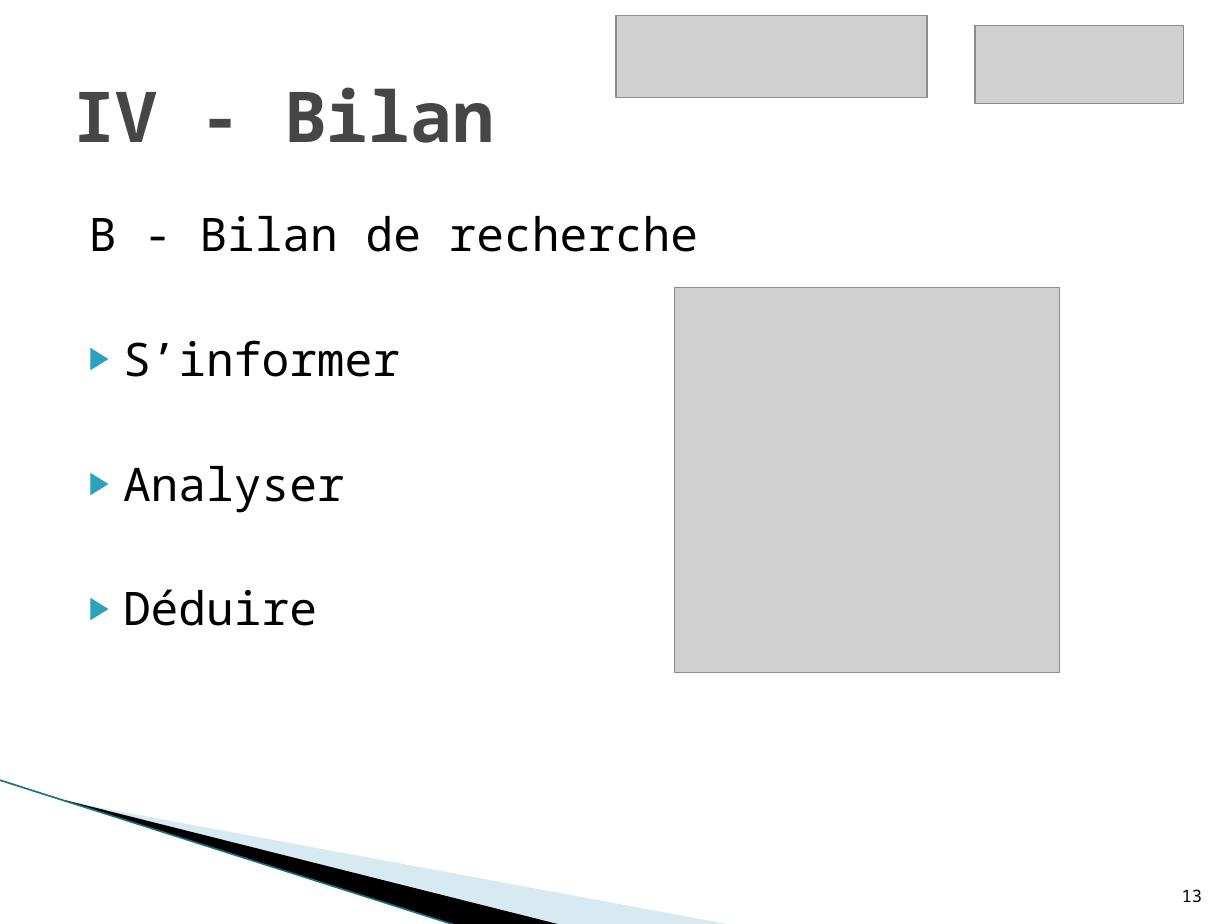
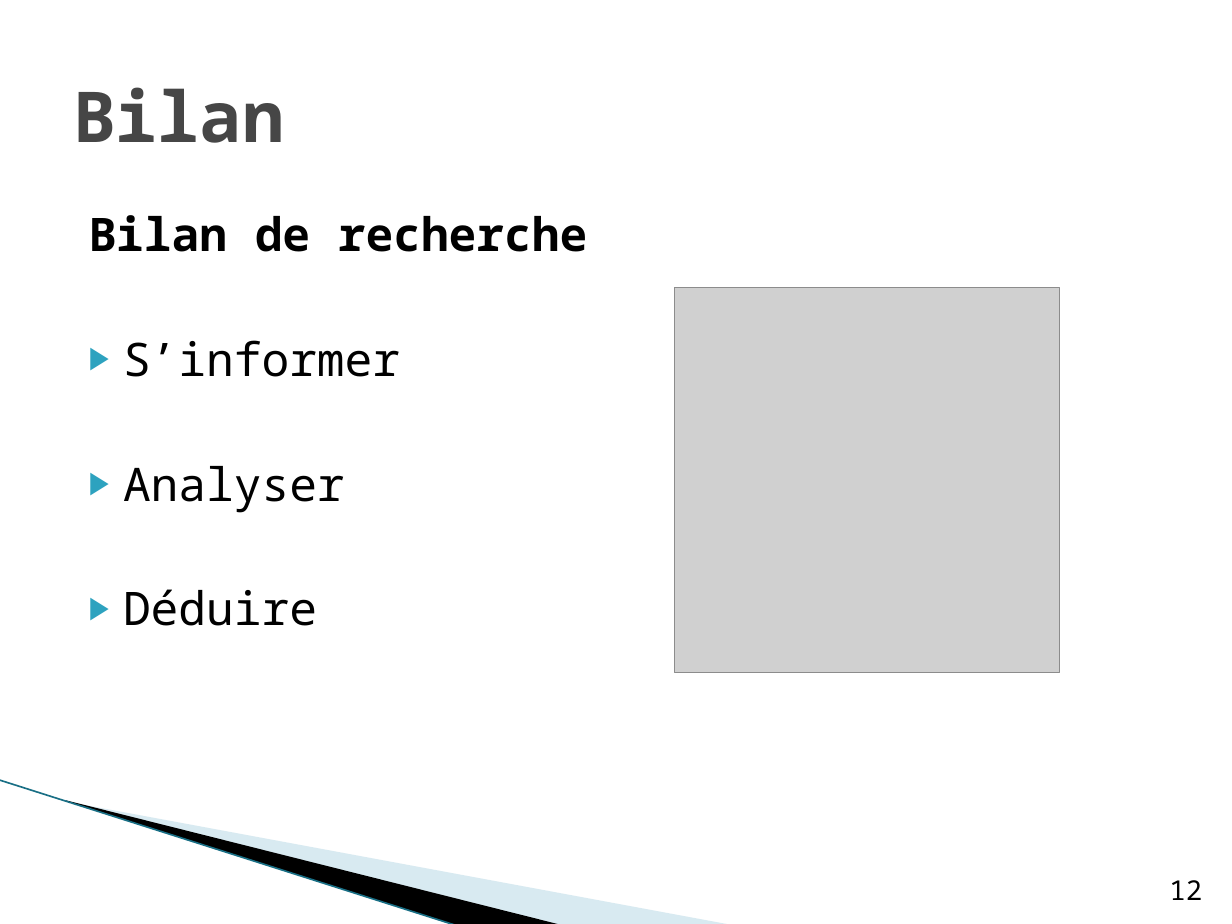
Before and after one commit to hyptos/kyd, a slide deck: slide 12 of docs/TER.pptx (slide 13 before the commit). Drawn at 1232x924 pixels with LibreOffice and Linux fonts; fonts in the diff are those of the drawing; grey boxes stand for pictures; background and template pictures are left out. Boxes give left, top, right and bottom in pixels: in the first picture for what was removed or moved away, otherwise in the second. Text is boxed around its words. In the diff, an @@ line names an element or a change of style, - is before the commit and + after.

```diff
--- a/docs/TER.pptx
+++ b/docs/TER.pptx
@@ picture removed at <box>616,16,928,99</box> @@
@@ picture removed at <box>975,26,1183,103</box> @@
@@ title at <box>74,87,284,143</box>: text changed @@
-IV - Bilan
+Bilan
@@ text at <box>89,215,587,252</box>: text changed; bold on @@
-B - Bilan de recherche
+Bilan de recherche
@@ page number at <box>1169,880,1202,900</box>: text changed; size 10 to 16 pt @@
-13
+12
```
Also in this commit, not shown: 14 other slides changed, 1 slide removed, 2 other files.
